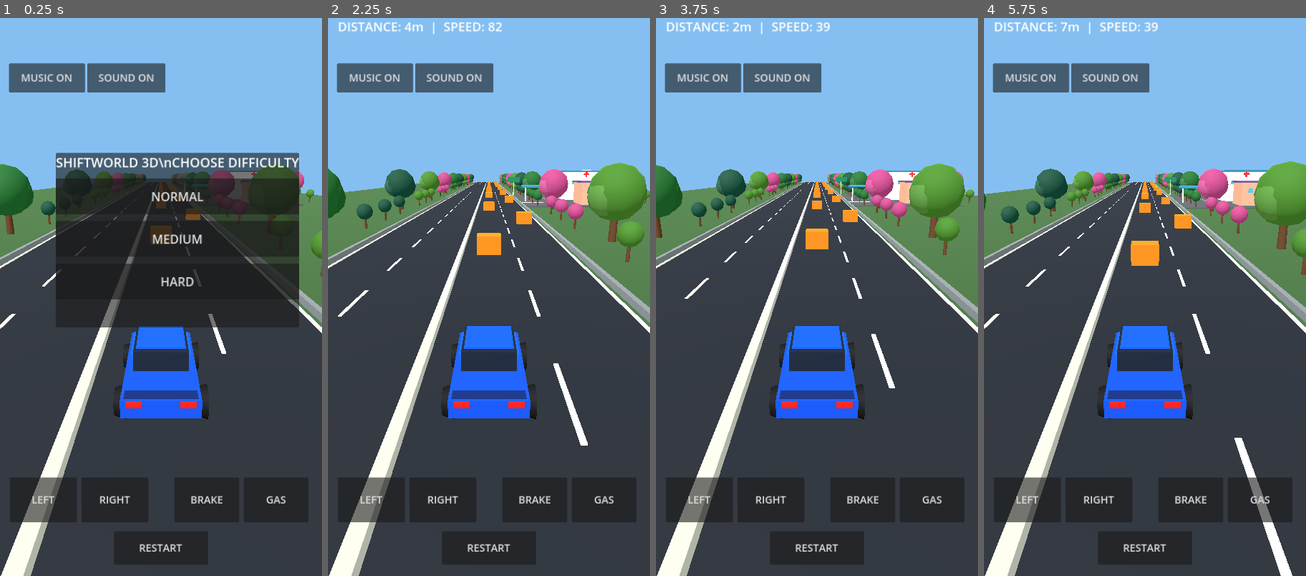
Above: before the commit, frames 1-4 (left to right).
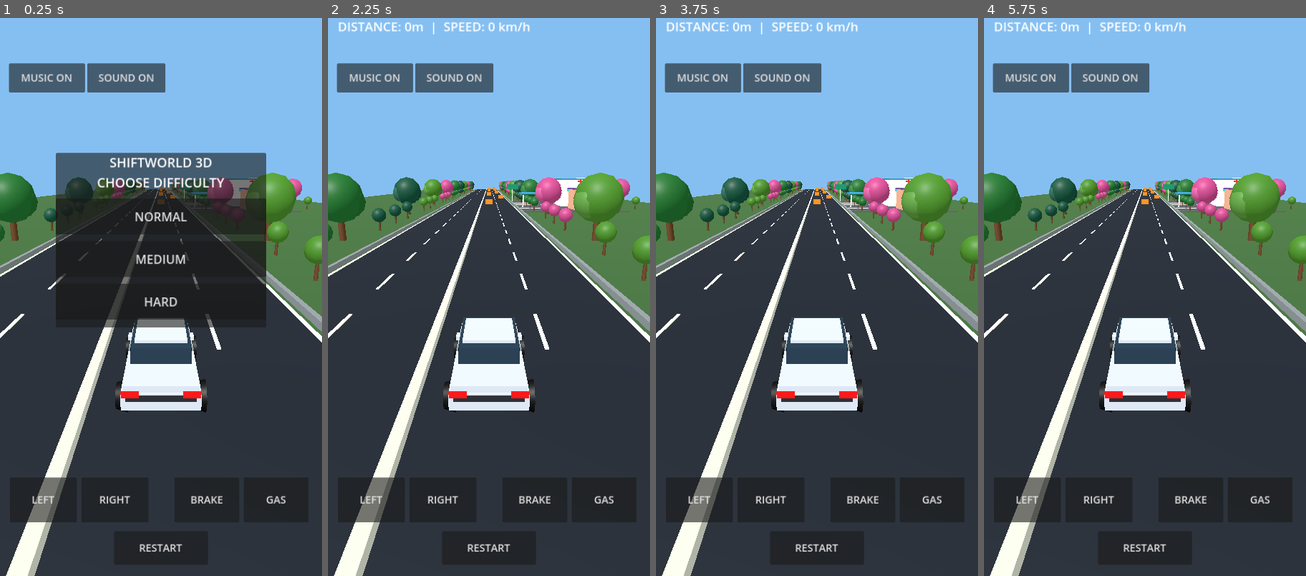
Above: after the commit, the same moments.

Repository: Mehedi13Wp/shiftworld-3d-
Game: Godot game, scene res://scenes/main.tscn
Two runs of this game, one before a commit and one after it. Both use one fixed random seed, a clock stepped at 60 frames per second and the inputs below.
Inputs:
- Up to frame 1 (0.25 s): no input
- Up to frame 2 (2.25 s): click "MEDIUM" at 0.5 s; click "RESTART" at 1.25 s; click "HARD" at 2 s
- Up to frame 3 (3.75 s): click "RESTART" at 2.75 s; click "NORMAL" at 3.5 s
- Up to frame 4 (5.75 s): click "RESTART" at 4.25 s; click "NORMAL" at 5 s

The runs differ from the first frame. In frame 1, 16% of the frame differs, in the area x 0-100%, y 24-100%; in frame 2, 16%; in frame 3, 15%; in frame 4, 17%, in the area x 0-100%, y 0-100%.

Commit message:
Stability pass: stop auto acceleration, slower steering, safer obstacle spacing, silver sedan and audible music

Diff:
--- a/scripts/game.gd
+++ b/scripts/game.gd
@@ -10,7 +10,7 @@
 
 var car: Node3D
 var camera: Camera3D
-var speed := CRUISE_SPEED
+var speed := 0.0
 var steering := 0.0
 var accelerating := false
 var braking := false
@@ -32,6 +32,7 @@
 var music_button: Button
 var sound_button: Button
 var menu_panel: PanelContainer
+var car_paint := Color(0.70, 0.73, 0.77)
 
 func _ready() -> void:
 	_create_environment()
@@ -44,7 +45,7 @@
 func _material(color: Color) -> StandardMaterial3D:
 	var mat := StandardMaterial3D.new()
 	mat.albedo_color = color
-	mat.roughness = 0.83
+	mat.roughness = 0.55
 	return mat
 
 func _box(parent: Node3D, pos: Vector3, size: Vector3, color: Color) -> MeshInstance3D:
@@ -191,37 +192,41 @@
 		_tree(planter, 34.0, i % 2 == 0, 3 if i % 2 == 0 else 2)
 
 func _create_car() -> void:
+	# Premium silver sedan silhouette: layered hood, cabin, trim, lights and alloy wheels.
 	car = Node3D.new()
 	add_child(car)
-	car.position = Vector3(2.0, 0.65, 4.0)
-	_box(car, Vector3(0, -0.04, 0), Vector3(1.72, 0.42, 3.55), Color(0.025, 0.27, 0.88))
-	_box(car, Vector3(0, 0.24, -0.65), Vector3(1.52, 0.26, 1.4), Color(0.03, 0.33, 0.95))
-	_box(car, Vector3(0, 0.49, -0.15), Vector3(1.30, 0.48, 1.65), Color(0.065, 0.11, 0.18))
-	_box(car, Vector3(0, 0.73, -0.18), Vector3(1.18, 0.08, 1.3), Color(0.03, 0.30, 0.86))
-	_box(car, Vector3(0, 0.11, 1.55), Vector3(1.58, 0.16, 0.28), Color(0.02, 0.14, 0.4))
-	for x in [-0.57, 0.57]:
-		_box(car, Vector3(x, 0.10, -1.76), Vector3(0.35, 0.15, 0.09), Color(1.0, 0.94, 0.70))
-		_box(car, Vector3(x, 0.10, 1.79), Vector3(0.35, 0.13, 0.08), Color(0.96, 0.08, 0.07))
-	for x in [-0.91, 0.91]:
-		for z in [-1.12, 1.12]:
+	car.position = Vector3(2.0, 0.67, 4.0)
+	_box(car, Vector3(0, -0.06, 0), Vector3(1.84, 0.43, 4.15), car_paint)
+	_box(car, Vector3(0, 0.14, -1.31), Vector3(1.76, 0.19, 1.40), car_paint.lightened(0.08))
+	_box(car, Vector3(0, 0.23, 1.43), Vector3(1.75, 0.18, 1.15), car_paint)
+	_box(car, Vector3(0, 0.47, -0.16), Vector3(1.56, 0.56, 2.20), Color(0.12, 0.19, 0.25))
+	_box(car, Vector3(0, 0.78, -0.16), Vector3(1.37, 0.10, 1.64), car_paint)
+	_box(car, Vector3(0, 0.08, -2.08), Vector3(1.62, 0.13, 0.09), Color(0.13, 0.14, 0.16))
+	_box(car, Vector3(0, 0.06, 2.10), Vector3(1.60, 0.13, 0.09), Color(0.13, 0.14, 0.16))
+	for x in [-0.70, 0.70]:
+		_box(car, Vector3(x, 0.17, -2.11), Vector3(0.38, 0.16, 0.07), Color(0.97, 0.96, 0.81))
+		_box(car, Vector3(x, 0.17, 2.13), Vector3(0.40, 0.15, 0.07), Color(0.85, 0.06, 0.06))
+		_box(car, Vector3(x * 1.23, 0.45, -0.50), Vector3(0.16, 0.12, 0.28), car_paint)
+	for x in [-0.95, 0.95]:
+		for z in [-1.38, 1.38]:
 			var pivot := Node3D.new()
-			pivot.position = Vector3(x, -0.26, z)
+			pivot.position = Vector3(x, -0.31, z)
 			car.add_child(pivot)
-			var tire := _cylinder(pivot, Vector3.ZERO, 0.27, 0.39, Color(0.035, 0.04, 0.05))
+			var tire := _cylinder(pivot, Vector3.ZERO, 0.28, 0.40, Color(0.035, 0.04, 0.045))
 			tire.rotation_degrees.z = 90
+			_cylinder(pivot, Vector3(x * 0.10, 0, 0), 0.03, 0.24, Color(0.68, 0.70, 0.73)).rotation_degrees.z = 90
 			wheels.append(pivot)
-
 	camera = Camera3D.new()
-	camera.position = Vector3(2.0, 5.3, 12.5)
-	camera.rotation_degrees.x = -17
+	camera.position = Vector3(2.0, 5.4, 13.5)
+	camera.rotation_degrees.x = -16
 	camera.current = true
 	add_child(camera)
 
 func _spawn_obstacles() -> void:
-	for i in range(16):
+	for i in range(8):
 		var obstacle := Node3D.new()
 		add_child(obstacle)
-		obstacle.position = Vector3(2.0 if i % 2 == 0 else 6.0, 0.65, -18.0 - float(i) * 17.0)
+		obstacle.position = Vector3(2.0 if i % 2 == 0 else 6.0, 0.65, -85.0 - float(i) * 34.0)
 		_box(obstacle, Vector3.ZERO, Vector3(1.7, 1.3, 1.5), Color(1.0, 0.46, 0.06))
 		obstacles.append(obstacle)
 
@@ -258,7 +263,7 @@
 func _create_audio() -> void:
 	# Original lightweight rhythmic synthesizer loop; no copyrighted recordings.
 	var rate := 22050
-	var duration := 4.0
+	var duration := 2.0
 	var frames := int(duration * float(rate))
 	var data := PackedByteArray()
 	data.resize(frames * 2)
@@ -269,7 +274,7 @@
 		var local_beat := fmod(t * 4.0, 1.0)
 		var note: float = melody[beat % melody.size()]
 		var lead := sin(TAU * note * t) * exp(-local_beat * 4.0) * 0.12
-		var bass := sin(TAU * (55.0 if beat % 4 == 0 else 82.41) * t) * exp(-local_beat * 9.0) * 0.16
+		var bass := sin(TAU * (55.0 if beat % 4 == 0 else 82.41) * t) * exp(-local_beat * 9.0) * 0.22
 		var sample := int(clampf(lead + bass, -1.0, 1.0) * 32767.0)
 		if sample < 0:
 			sample += 65536
@@ -284,7 +289,7 @@
 	loop.loop_end = frames
 	music_player = AudioStreamPlayer.new()
 	music_player.stream = loop
-	music_player.volume_db = -7.0
+	music_player.volume_db = -1.0
 	add_child(music_player)
 	effect_player = AudioStreamPlayer.new()
 	effect_player.stream = _tone_stream(110.0, 0.48, 0.32)
@@ -294,7 +299,7 @@
 	difficulty = mode
 	game_started = true
 	menu_panel.visible = false
-	speed = [11.0, 16.0, 23.0][difficulty]
+	speed = 0.0
 	if music_enabled:
 		music_player.play()
 
@@ -335,7 +340,7 @@
 	menu.add_theme_constant_override("separation", 15)
 	menu_panel.add_child(menu)
 	var heading := Label.new()
-	heading.text = "SHIFTWORLD 3D\\nCHOOSE DIFFICULTY"
+	heading.text = "SHIFTWORLD 3D\nCHOOSE DIFFICULTY"
 	heading.horizontal_alignment = HORIZONTAL_ALIGNMENT_CENTER
 	heading.add_theme_font_size_override("font_size", 29)
 	menu.add_child(heading)
@@ -365,15 +370,15 @@
 func _process(delta: float) -> void:
 	if crashed or not game_started:
 		return
-	var target_speed: float = [11.0, 16.0, 23.0][difficulty]
+	var target_speed: float = [0.0, 0.0, 0.0][difficulty]
 	if accelerating:
-		target_speed = [19.0, 27.0, 36.0][difficulty]
+		target_speed = [5.5, 9.0, 14.0][difficulty]
 	if braking:
 		target_speed = MIN_SPEED
 	speed = move_toward(speed, target_speed, (24.0 if braking else 9.0) * delta)
 	distance += speed * delta
 	# This milestone still uses scrolling scenery; full world-space driving comes next.
-	car.position.x = clamp(car.position.x + steering * (3.8 + speed * 0.13) * delta, 1.1, 6.9)
+	car.position.x = clamp(car.position.x + steering * (1.65 + speed * 0.08) * delta, 1.1, 6.9)
 	car.rotation.z = lerp(car.rotation.z, -steering * 0.09, min(delta * 6.0, 1.0))
 	camera.position.x = lerp(camera.position.x, car.position.x, min(delta * 3.0, 1.0))
 	for wheel in wheels:
@@ -393,9 +398,9 @@
 	for obstacle in obstacles:
 		obstacle.position.z += speed * delta
 		if obstacle.position.z > 14.0:
-			obstacle.position.z -= 272.0
+			obstacle.position.z -= 300.0
 			obstacle.position.x = 2.0 if randi() % 2 == 0 else 6.0
 		if abs(obstacle.position.z - car.position.z) < 1.8 and abs(obstacle.position.x - car.position.x) < 1.65:
 			crashed = true
 			status_label.text = "CRASH!\nTRY AGAIN"
-	score_label.text = "DISTANCE: %dm  |  SPEED: %d" % [int(distance), int(speed * 3.6)]
+	score_label.text = "DISTANCE: %dm  |  SPEED: %d km/h" % [int(distance), int(speed * 3.6)]
